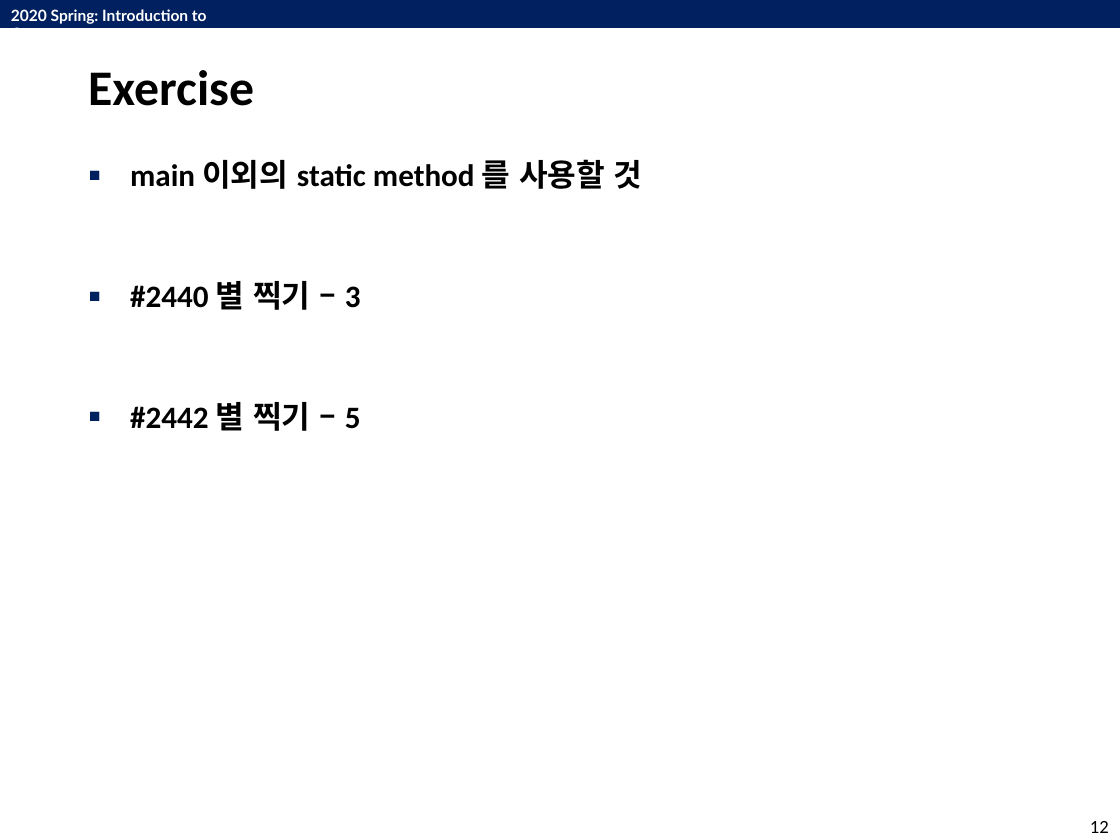
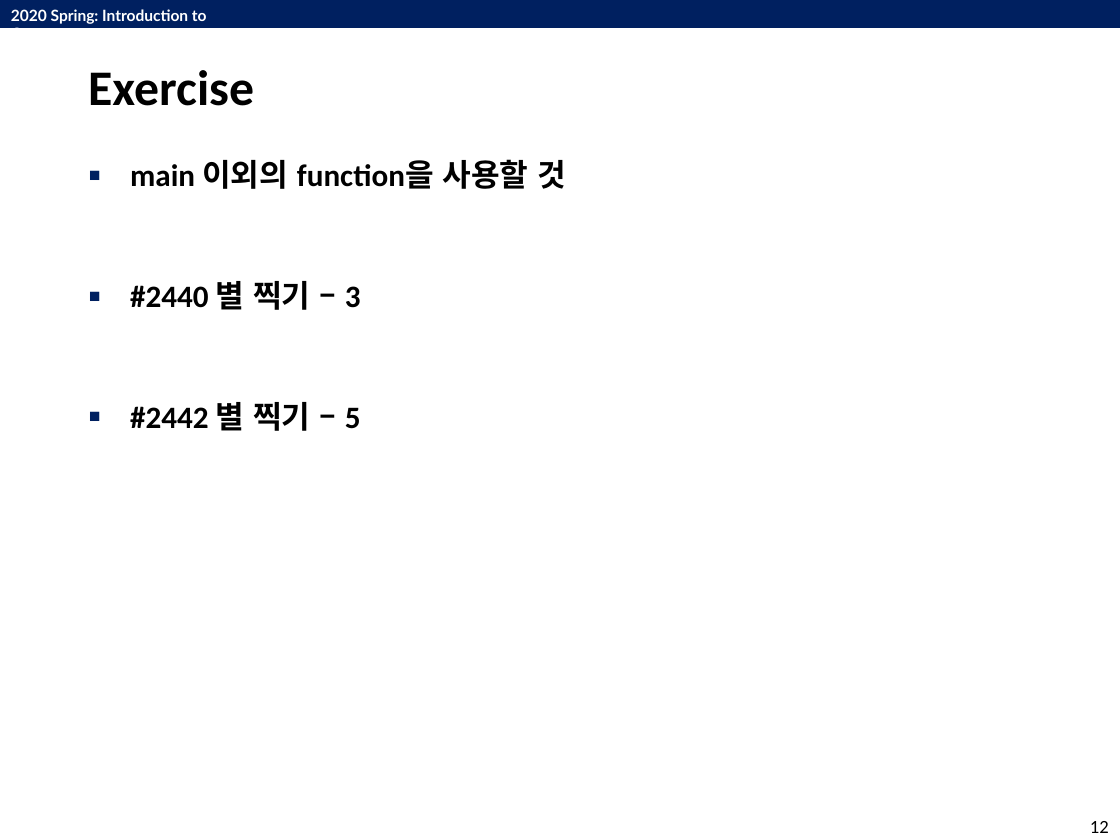
Before and after one commit to calofmijuck/studies, a slide deck: slide 12 of C/04-functions.pptx. Drawn at 1120x840 pixels with LibreOffice and Linux fonts; fonts in the diff are those of the drawing. Boxes give left, top, right and bottom in pixels: in the first picture for what was removed or moved away, otherwise in the second. Text is boxed around its words. In the diff, an @@ line names an element or a change of style, - is before the commit and + after.

```diff
--- a/C/04-functions.pptx
+++ b/C/04-functions.pptx
@@ text at (130, 159, 566, 189): text changed @@
-▪ main 이외의 static method 를 사용할 것
+▪ main 이외의 function을 사용할 것
```
Also in this commit, not shown: 1 other file.
